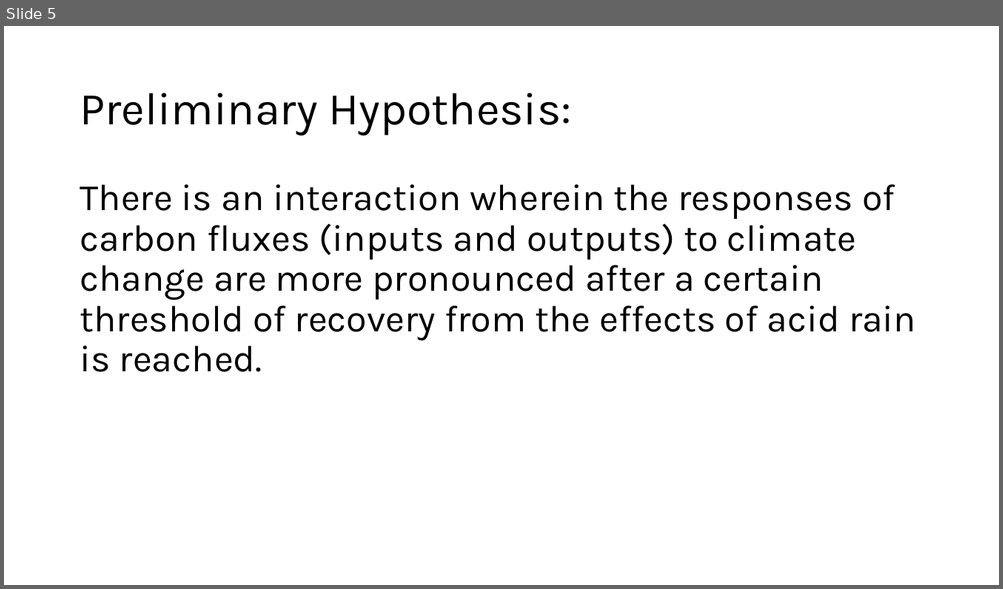
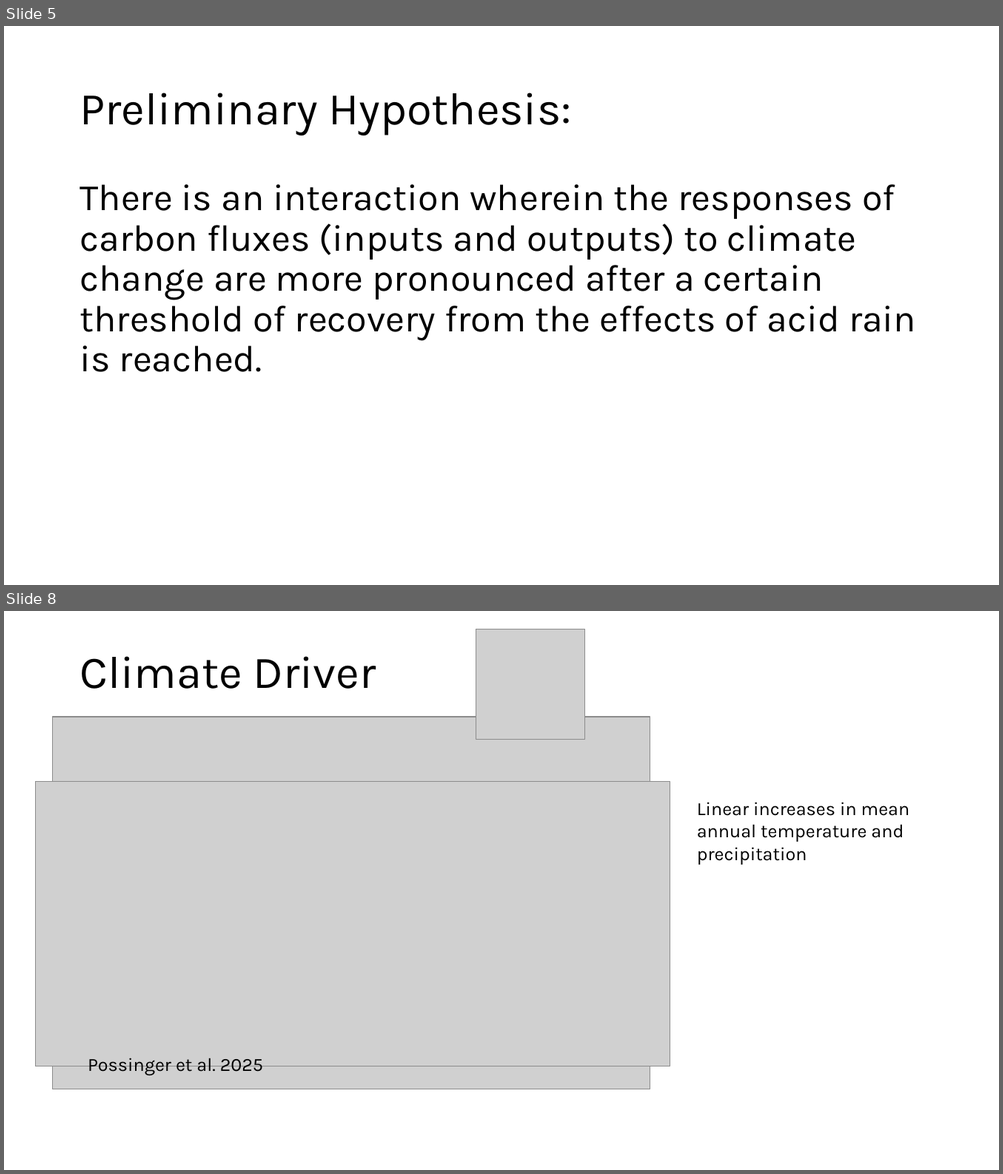
Before and after one commit to CaitlinPries/HB-Temporal-Carbon, a slide deck: Temporal C HB Meeting.pptx. Shown one above the other, each under a label of ours: slide 5 before the commit, slides 5 and 8 after it; the slides between them are not shown. The pictures are 1003x589 and 1003x1174 pixels, drawn with LibreOffice and Linux fonts; fonts in the diff are those of the drawing; grey boxes stand for pictures. Boxes give left, top, right and bottom in pixels: in the first picture for what was removed or moved away, otherwise in the second. Text is boxed around its words. In the diff, an @@ line names an element or a change of style, - is before the commit and + after.

```diff
--- a/Temporal C HB Meeting.pptx
+++ b/Temporal C HB Meeting.pptx
@@ slide 8 added at (x1=4, y1=611, x2=999, y2=1170), background #FFFFFF @@
@@ picture added at (x1=475, y1=629, x2=584, y2=739) @@
@@ title added at (x1=79, y1=656, x2=376, y2=689), 44 pt, text #000000 @@
+Climate Driver
@@ picture added at (x1=53, y1=717, x2=649, y2=1090) @@
@@ picture added at (x1=35, y1=782, x2=669, y2=1067) @@
@@ text added at (x1=697, y1=802, x2=910, y2=865), 18 pt, text #000000 @@
+Linear increases in mean annual temperature and precipitation
@@ text added at (x1=88, y1=1058, x2=263, y2=1076), 18 pt, text #000000 @@
+Possinger et al. 2025
```
Also in this commit, not shown: 8 slides changed, 18 other slides added, 1 slide removed, 45 other files.
